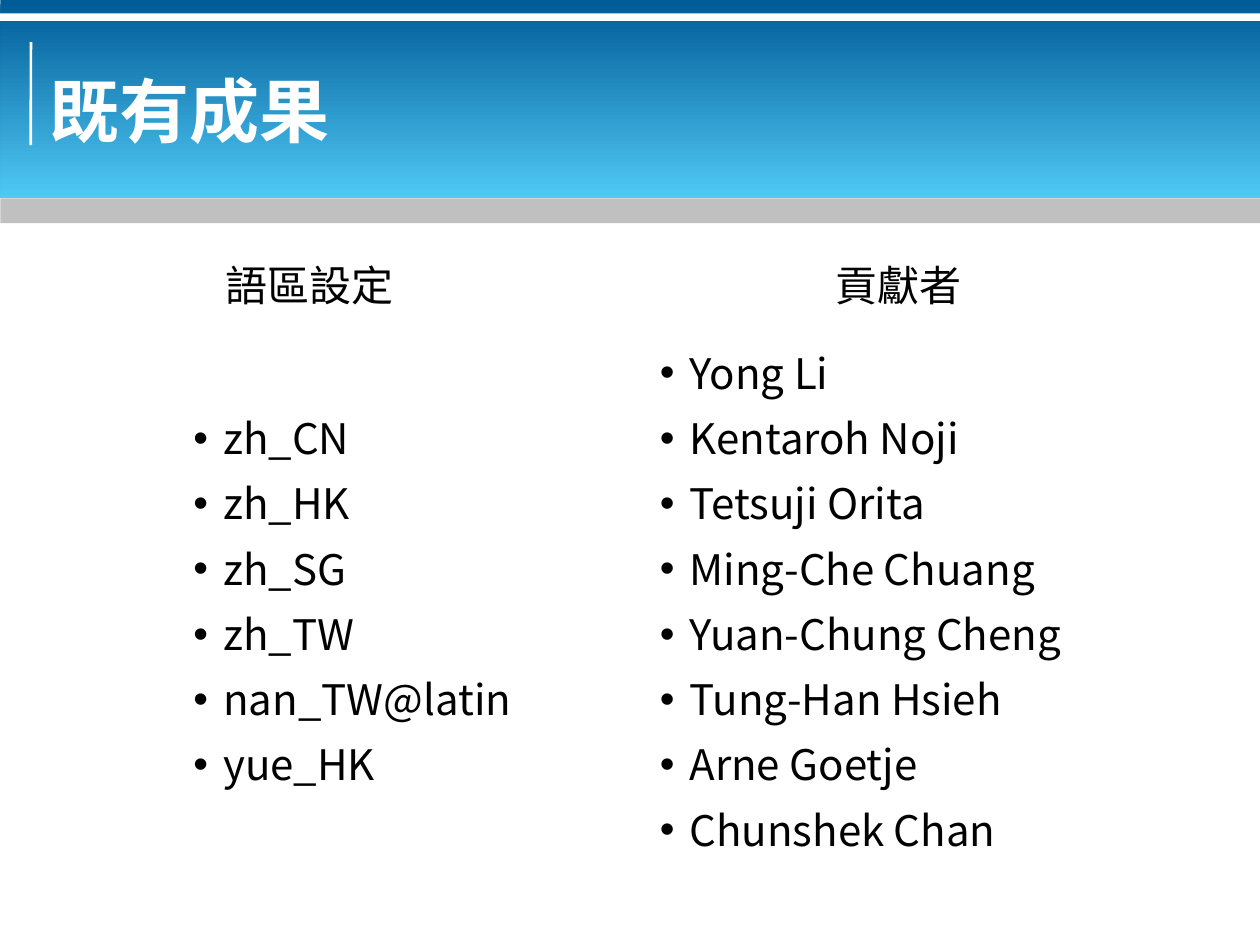
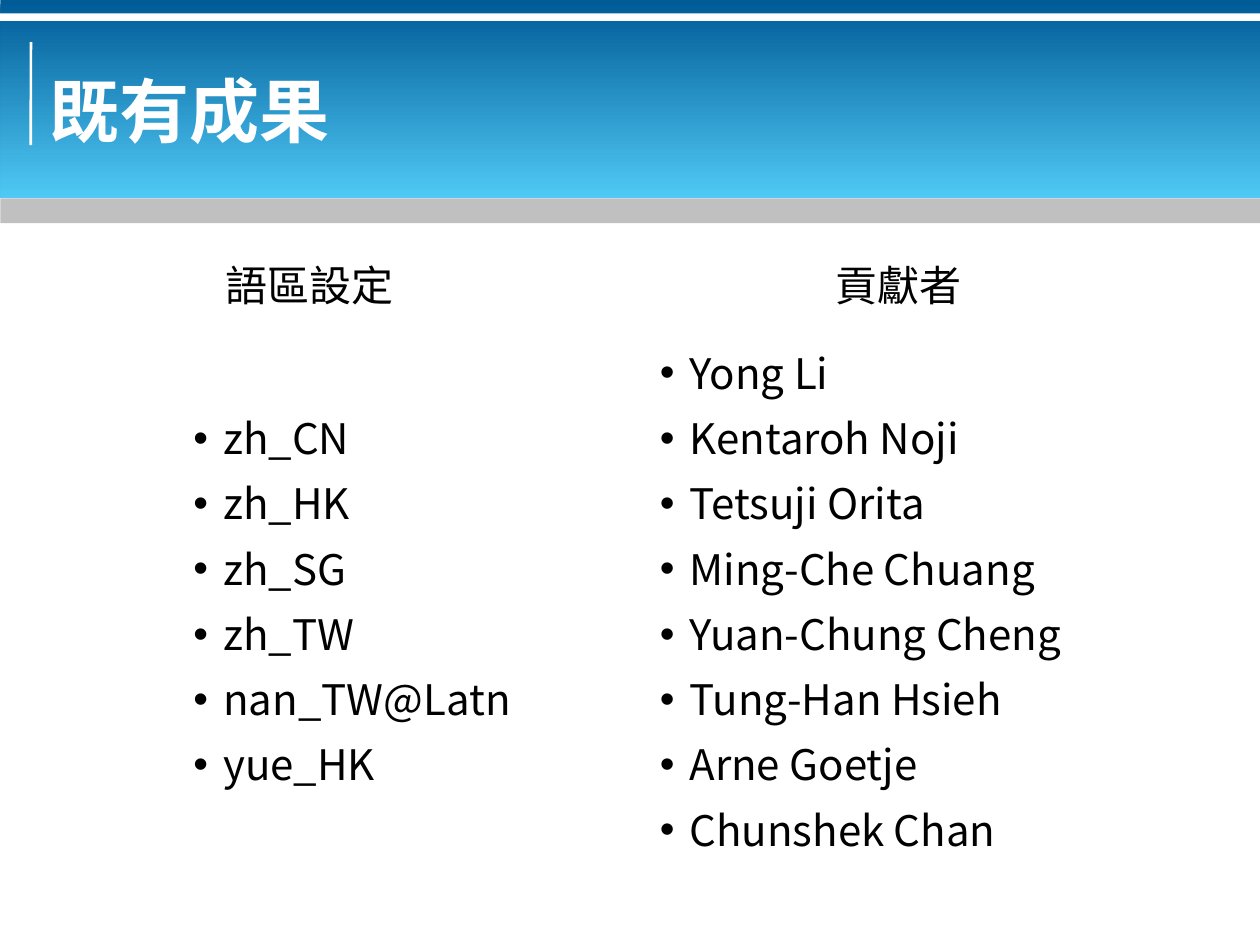
Before and after one commit to bluebat/.presentations, a slide deck: slide 7 of locales-for-chinese-dialects.odp. Drawn at 1260x945 pixels with LibreOffice and Linux fonts; fonts in the diff are those of the drawing; background and template pictures are left out. Boxes give left, top, right and bottom in pixels: in the first picture for what was removed or moved away, otherwise in the second. Text is boxed around its words. In the diff, an @@ line names an element or a change of style, - is before the commit and + after.

```diff
--- a/locales-for-chinese-dialects.odp
+++ b/locales-for-chinese-dialects.odp
@@ text at [223, 684, 510, 723]: text changed @@
-• nan_TW@latin
+• nan_TW@Latn
```
Also in this commit, not shown: 5 other slides changed, 1 slide removed, 1 other file.
